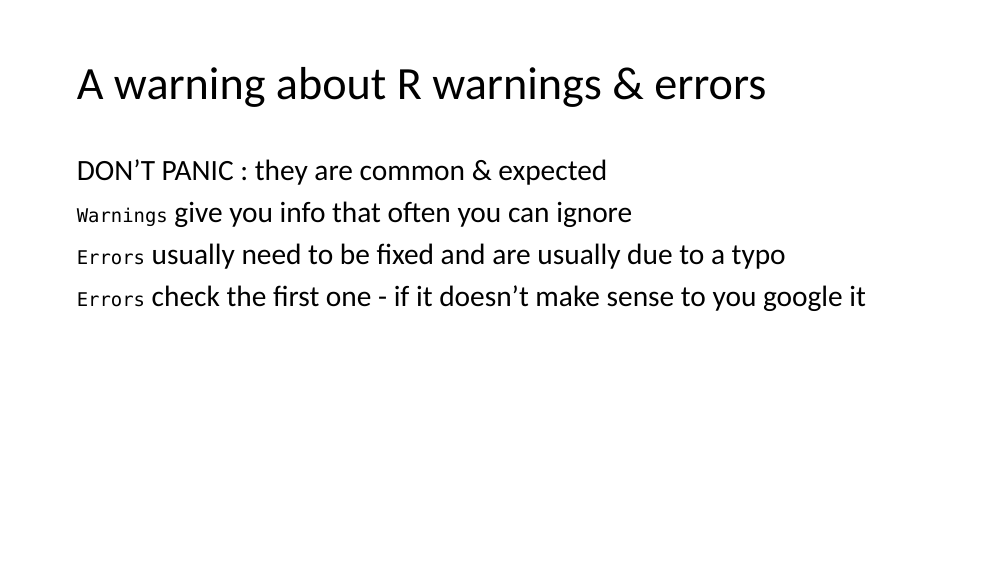
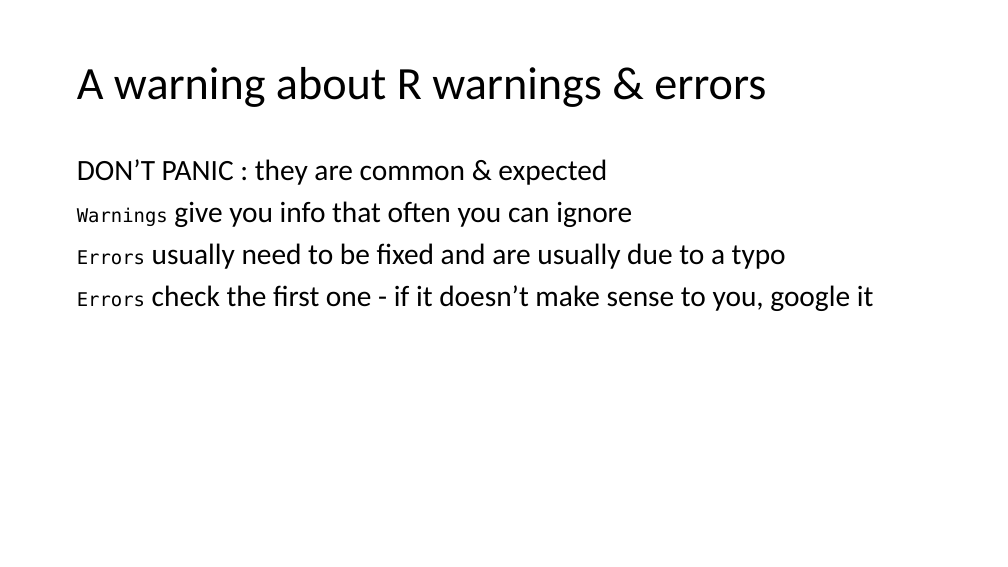
Before and after one commit to uclh-criu/learning-datascience, a slide deck: slide 9 of sessions/1-R-taster.pptx. Drawn at 1008x567 pixels with LibreOffice and Linux fonts; fonts in the diff are those of the drawing. Boxes give left, top, right and bottom in pixels: in the first picture for what was removed or moved away, otherwise in the second. Text is boxed around its words. In the diff, an @@ line names an element or a change of style, - is before the commit and + after.

```diff
--- a/sessions/1-R-taster.pptx
+++ b/sessions/1-R-taster.pptx
@@ text at (77,285,874,311): text changed @@
-Errors check the first one - if it doesn’t make sense to you google it
+Errors check the first one - if it doesn’t make sense to you, google it
```
Also in this commit, not shown: 1 other slide changed, 4 other files.
